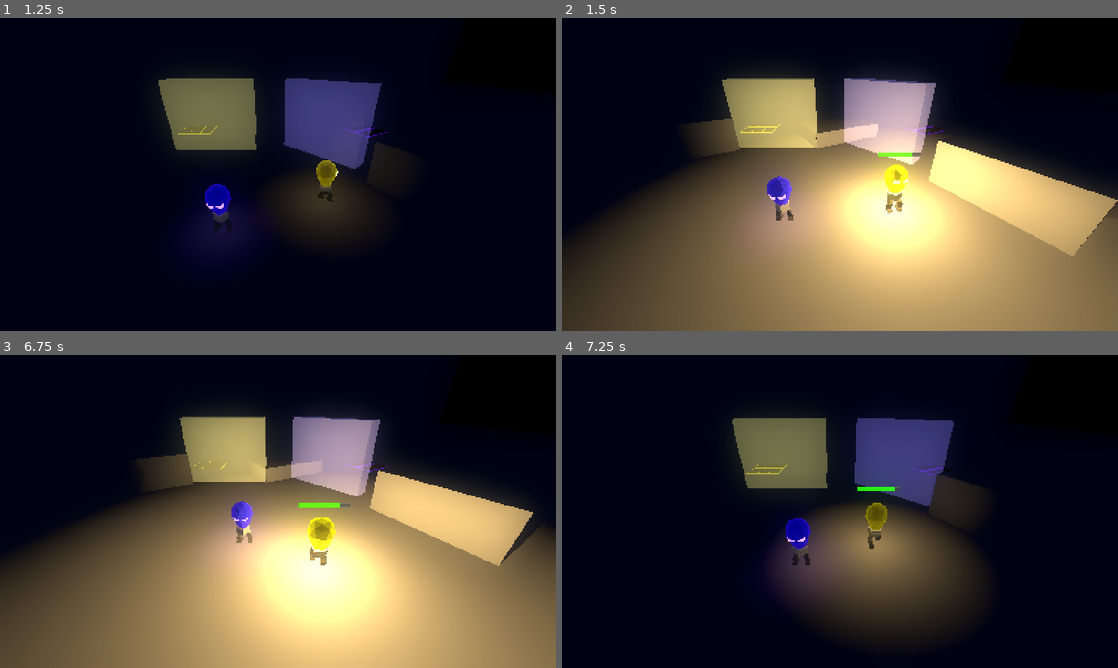
Above: before the commit, frames 1-4 (two rows, left to right).
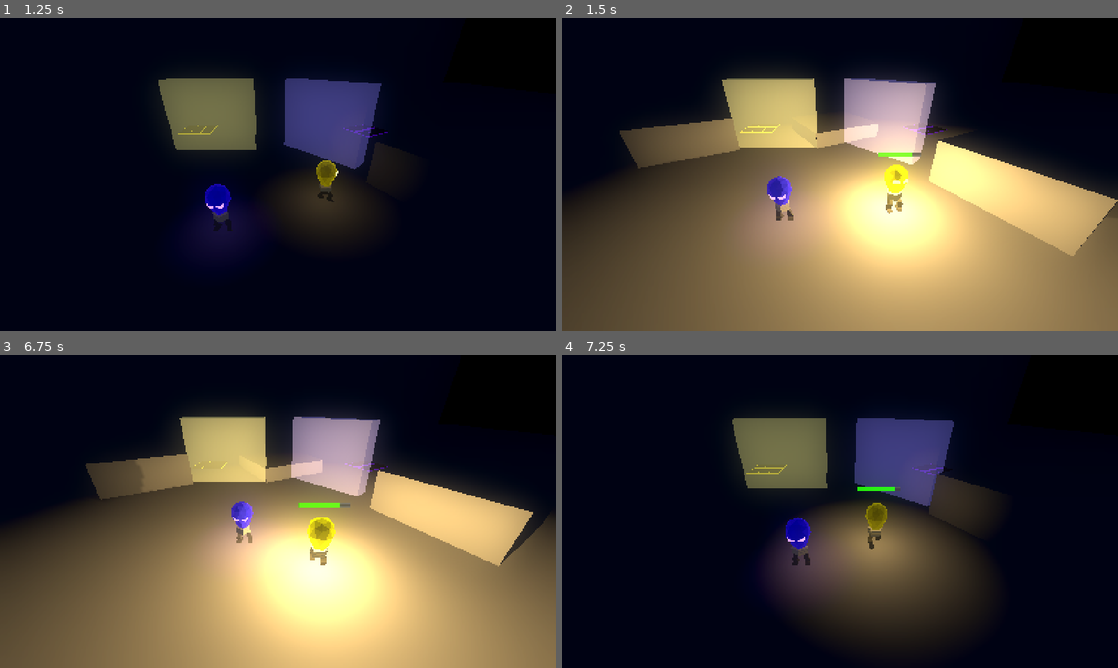
Above: after the commit, the same moments.

Repository: LowPolyFreak/EllieDeesAdventure
Game: Godot game, scene res://Scenes/main.tscn
Two runs of this game, one before a commit and one after it. Both use one fixed random seed, a clock stepped at 60 frames per second and the inputs below.
Inputs:
- Up to frame 1 (1.25 s): hold D (right_p1) from 0.53 s (still down); tap Down (down_p2) at 0.6 s; tap Space (jump_p1) at 0.77 s
- Up to frame 2 (1.5 s): release D (right_p1) at 1.28 s; hold S (down_p1) from 1.28 s (still down); tap Shift (glow_p1) at 1.35 s
- Up to frame 3 (6.75 s): tap Space (jump_p1) at 1.52, 3.02, 3.77, 4.52, 6.02 s; release S (down_p1) at 2.03 s; hold D (right_p1) 2.03-2.78 s; tap Keypad 0 (glow_p2) at 2.1 s; hold W (up_p1) 2.78-3.53 s; tap E (interact) at 2.85 s; hold A (left_p1) 3.53-5.03 s; tap Left (left_p2) at 3.6 s; tap Right (right_p2) at 4.35 s; hold S (down_p1) 5.03-5.78 s; tap Up (up_p2) at 5.1 s; hold D (right_p1) 5.78-6.53 s; tap Down (down_p2) at 5.85 s; hold W (up_p1) from 6.53 s (still down); tap Shift (glow_p1) at 6.6 s
- Up to frame 4 (7.25 s): keep holding W (up_p1); tap Space (jump_p1) at 6.77 s

Frame 1 is identical in both runs. In frame 2, 7.2% of the frame differs, in the area x 0-73%, y 19-84%; in frame 3, 7.7%, in the area x 0-100%, y 20-73%; in frame 4, less than 0.1%.

Commit message:
Safe zone mechanic

Diff:
--- a/Material/bulb_uv.tres
+++ b/Material/bulb_uv.tres
@@ -9,3 +9,4 @@
 shader_parameter/fresnel_color = Color(0.6745, 0.37, 1, 1)
 shader_parameter/intensity = 0.5
 shader_parameter/amount = 1.0
+shader_parameter/emmission_multiplier = 1.0
--- a/Scenes/ellie.tscn
+++ b/Scenes/ellie.tscn
@@ -130,6 +130,7 @@
 default_energy = 0.1
 glow_energy = 3.0
 default_light_range = 4
+glow_light_range = 20
 
 [node name="CollisionShape3D" type="CollisionShape3D" parent="."]
 transform = Transform3D(1, 0, 0, 0, 1, 0, 0, 0, 1, 0, 1, 0)
@@ -138,17 +139,17 @@
 [node name="EllieModel" parent="." instance=ExtResource("2_mu1gt")]
 
 [node name="Skeleton3D" parent="EllieModel/Armature" index="0"]
-bones/0/position = Vector3(0.0096947, 0.483517, -0.0220541)
-bones/0/rotation = Quaternion(-0.00118032, -0.00131948, -0.0011294, 0.999998)
-bones/1/rotation = Quaternion(0.0544279, -0.143292, 0.973703, 0.168547)
+bones/0/position = Vector3(0.0119382, 0.475336, -0.0301613)
+bones/0/rotation = Quaternion(-0.00971032, -0.00219071, -0.00154972, 0.999949)
+bones/1/rotation = Quaternion(0.0578403, -0.151149, 0.970396, 0.179275)
 bones/1/scale = Vector3(1, 1, 1)
-bones/2/rotation = Quaternion(0.456015, -0.00383033, 0.213137, 0.864065)
-bones/3/rotation = Quaternion(-0.861658, -0.023045, -0.0315276, 0.505985)
+bones/2/rotation = Quaternion(0.477832, -0.00376611, 0.223334, 0.849579)
+bones/3/rotation = Quaternion(-0.873311, -0.0153211, -0.0257289, 0.486242)
 bones/3/scale = Vector3(1, 1, 1)
-bones/4/rotation = Quaternion(-0.0390848, -0.148082, 0.977683, -0.143803)
+bones/4/rotation = Quaternion(-0.0370894, -0.157955, 0.975621, -0.14778)
 bones/4/scale = Vector3(1, 1, 1)
-bones/5/rotation = Quaternion(0.463263, 0.00380947, -0.216525, 0.859354)
-bones/6/rotation = Quaternion(-0.867298, 0.0260462, 0.0621127, 0.493213)
+bones/5/rotation = Quaternion(0.486752, 0.00373867, -0.227503, 0.843387)
+bones/6/rotation = Quaternion(-0.880126, 0.020102, 0.0645014, 0.469909)
 bones/6/scale = Vector3(1, 1, 1)
 bones/7/position = Vector3(-0.187498, 0.245262, -0.282433)
 bones/8/position = Vector3(-0.170884, 0.0506439, 0.0332276)
@@ -161,7 +162,7 @@
 bones/10/scale = Vector3(1, 1, 1)
 
 [node name="BoneAttachment3D" parent="EllieModel/Armature/Skeleton3D" index="0"]
-transform = Transform3D(0.999994, 0.00226191, -0.0026363, -0.00225568, 0.999995, 0.00236361, 0.00264163, -0.00235765, 0.999994, 0.0096947, 0.483517, -0.0220541)
+transform = Transform3D(0.999986, 0.00314183, -0.00435109, -0.00305674, 0.999807, 0.0194265, 0.00441129, -0.0194129, 0.999802, 0.0119382, 0.475336, -0.0301613)
 
 [node name="OmniLight3D" parent="EllieModel/Armature/Skeleton3D/BoneAttachment3D" index="0"]
 light_energy = 0.25
--- a/Scenes/solar_pannel_ellie.tscn
+++ b/Scenes/solar_pannel_ellie.tscn
@@ -36,6 +36,8 @@
 [sub_resource type="BoxMesh" id="BoxMesh_3ekn2"]
 material = SubResource("StandardMaterial3D_inetr")
 size = Vector3(0.75, 0.1, 1)
+
+[sub_resource type="SphereShape3D" id="SphereShape3D_7nc07"]
 
 [node name="SolarPannelEllie" type="Area3D"]
 collision_layer = 0
@@ -119,7 +121,13 @@
 mesh = SubResource("BoxMesh_3ekn2")
 skeleton = NodePath("../..")
 
+[node name="GhostDetection" type="Area3D" parent="."]
+
+[node name="CollisionShape3D" type="CollisionShape3D" parent="GhostDetection"]
+shape = SubResource("SphereShape3D_7nc07")
+
 [connection signal="body_entered" from="." to="." method="_on_body_entered"]
 [connection signal="body_exited" from="." to="." method="_on_body_exited"]
 [connection signal="timeout" from="ChargeTimer" to="." method="_on_charge_timer_timeout"]
 [connection signal="timeout" from="DrainTimer" to="." method="_on_drain_timer_timeout"]
+[connection signal="area_entered" from="GhostDetection" to="." method="_on_ghost_detection_area_entered"]
--- a/Scripts/ghost.gd
+++ b/Scripts/ghost.gd
@@ -36,7 +36,6 @@
 		eyes.hide()
 
 
-
 func _on_warning_range_body_entered(body):
 	if body is Player:
 		body.enemies_in_prox += 1
@@ -45,3 +44,12 @@
 func _on_warning_range_body_exited(body):
 	if body is Player:
 		body.enemies_in_prox -= 1
+
+
+func entered_safe_zone():
+	chase_component.leave_state()
+	patrol_component.enter_state()
+	var patrol_speed = patrol_component.patrol_speed
+	patrol_component.patrol_speed = patrol_component.patrol_speed * 2
+	await get_tree().create_timer(2).timeout
+	patrol_component.patrol_speed = patrol_speed
--- a/Scripts/player.gd
+++ b/Scripts/player.gd
@@ -167,7 +167,6 @@
 	if Input.is_action_just_pressed("ui_cancel"):
 		get_tree().quit()
 
-
 	flicker_modifier = lerpf(flicker_modifier, 1.0, delta * 2)
 
 
@@ -228,4 +227,3 @@
 	else:
 		flicker_modifier = 1.0
 	$Timers/FlickerTimer.start(randf_range(0.2, 0.4))
-	print(flicker_modifier)
--- a/Scripts/solar_pannel.gd
+++ b/Scripts/solar_pannel.gd
@@ -1,6 +1,6 @@
 extends Area3D
 
-@export var charge_speed := 0.05
+@export var charge_speed := 0.03
 @export var drain_speed := 0.2
 @export var power_amount := 3
 
@@ -13,6 +13,11 @@
 var full: bool
 
 var style
+
+func _ready():
+	var sphere: SphereShape3D = SphereShape3D.new()
+	sphere.radius = $LampLight.omni_range
+	$GhostDetection/CollisionShape3D.shape = sphere
 
 func _on_body_entered(body):
 	body.glowing_started.connect(player_glowing)
@@ -49,6 +54,9 @@
 		full = true
 		$LampLight.visible = true
 		monitoring = false
+		for i in $GhostDetection.get_overlapping_areas():
+			if i is Enemy:
+				i.entered_safe_zone()
 	else:
 		battery_bar_3d.value = power
 		charge_timer.start(charge_speed)
@@ -65,3 +73,8 @@
 	else:
 		battery_bar_3d.value = power
 		drain_timer.start(drain_speed)
+
+
+func _on_ghost_detection_area_entered(area):
+	if area is Enemy and full:
+		area.entered_safe_zone()
Not shown: 1 places in Scenes/solar_pannel_ellie.tscn that only renumber resources
